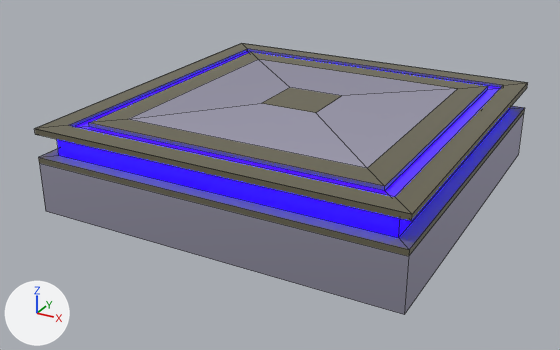
What one commit did to the Blender file Models/00_creation_assets/floating_panel.blend.
Both versions are drawn from a 50 mm camera at (6.91, -13.5, 5.77) aimed at (-0.25, -0.48, -0.74). The lights are fixed; the arrows at lower left show +X, +Y and +Z. Mesh edges are drawn as thin lines. The same objects are shown in both versions, whatever each file hides.

The scene before the commit, as lines of its bpy script (objects in view):
```python
me_cube_001 = bpy.data.meshes.new('Cube.001')
me_cube_001.from_pydata(...)  # 96 vertices, 78 faces, 3 loose edges; spans x -1.0..1.0, y -1.0..1.0, z -2.05..0.77
# faces by material slot: [62, 8, 8]
me_cube_001.materials.append(mat_material_001)  # brown #706c57
me_cube_001.materials.append(mat_material_002)  # purple #4e00e7
me_cube_001.materials.append(mat_material_003)
ob_cube_001 = bpy.data.objects.new('Cube.001', me_cube_001)
ob_cube_001.location = (0.0, 0.0, 0.37)
ob_cube_001.scale = (3.82, 3.82, 0.673)
```
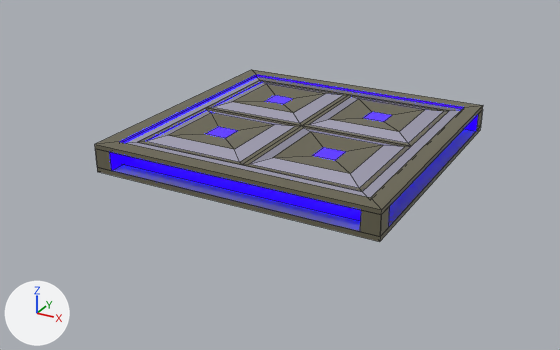
Where the change shows, as pixel boxes [x1, y1, x2, y2] in the pictures (560 x 350 px):
'Cube.001', reshaped
    before: [35, 43, 528, 315]
    after: [95, 70, 483, 242]

Edits to the bpy script that builds the scene:
```text
Change me_cube_001:
    used by ob_cube_001; location = (0.0, 0.0, 0.37); scale = (3.82, 3.82, 0.673)
    remove me_cube_001.from_pydata(...)  # 96 vertices, 78 faces, 3 loose edges; spans x -1.0..1.0, y -1.0..1.0, z -2.05..0.77
    add me_cube_001.from_pydata(...)  # 282 vertices, 260 faces, 3 loose edges; spans x -1.0..1.0, y -1.0..1.0, z -1.17..0.77
    me_cube_001 part 1: the loose piece of 80 vertices spanning x -0.97..0.97, y -0.97..0.97, z -2.05..0.65 is rebuilt with 266 vertices and now spans x -0.78..0.78, y -0.78..0.78, z -1.17..-0.07
```
